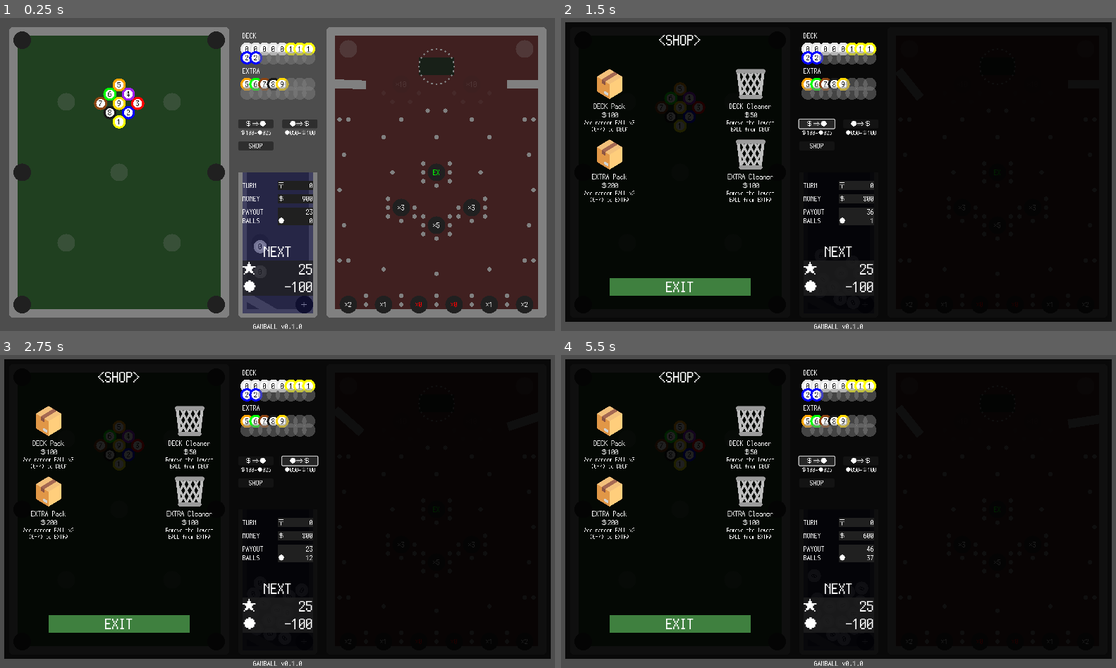
Above: before the commit, frames 1-4 (two rows, left to right).
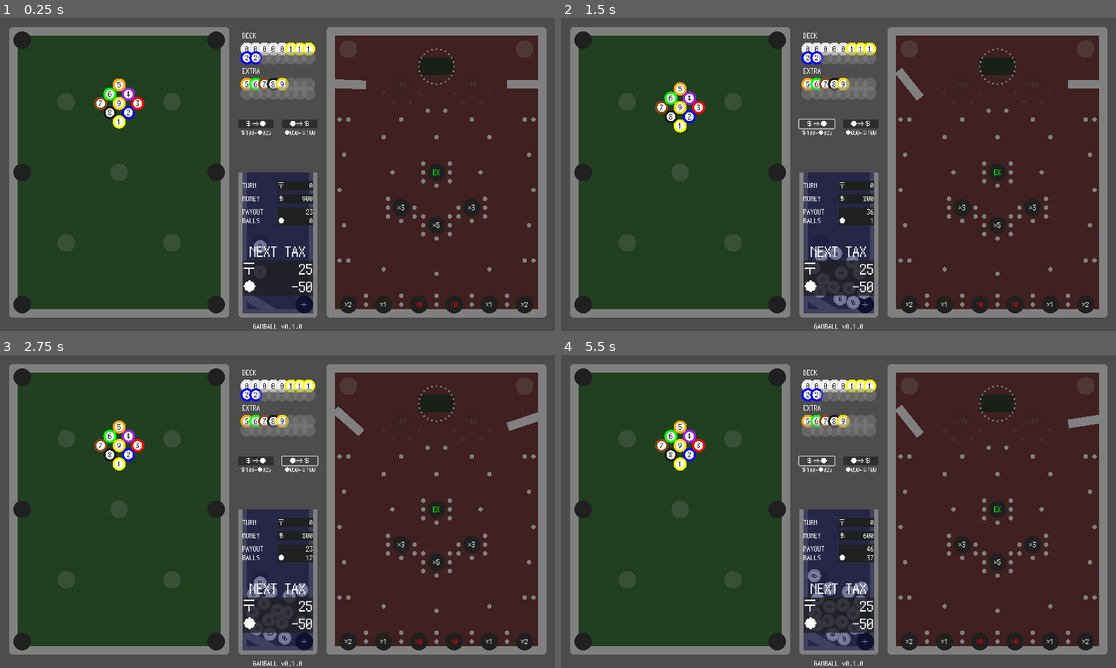
Above: after the commit, the same moments.

Repository: kamikoloss/gamball
Game: Godot game, scene res://scenes/main.tscn
The game is run twice, just before and just after one commit, with the same random seed, the same clock (stepped at 60 frames per second) and the same inputs.
Inputs (mouse positions are in pixels of both pictures, inside the frame that each line leads up to):
- Up to frame 1 (0.25 s): no input
- Up to frame 2 (1.5 s): click (816, 146) at 0.5 s, where only the run before the commit has a clickable "SHOP"; click "＄⇒●" at 1.25 s
- Up to frame 3 (2.75 s): click "●⇒＄" at 2 s
- Up to frame 4 (5.5 s): click "＄⇒●" at 2.75 s; click "●⇒＄" at 3.5 s; click (816, 483) at 4.25 s, where only the run before the commit has a clickable "SHOP"; click "＄⇒●" at 5 s

The runs differ from the first frame. In frame 1, 0.4% of the frame differs, in the area x 42-56%, y 39-88%; in frame 2, 91%; in frame 3, 91%; in frame 4, 91%, in the area x 0-100%, y 1-98%.

Commit message:
Shop ボタンを削除した

Diff:
--- a/scenes/main.tscn
+++ b/scenes/main.tscn
@@ -43,7 +43,7 @@
 _balls = NodePath("Balls")
 _buy_balls_button = NodePath("UI/Main/Buttons/Buy")
 _sell_balls_button = NodePath("UI/Main/Buttons/Sell")
-_shop_button = NodePath("UI/Main/Buttons/Shop")
+_shop_button = NodePath("")
 _info_button = NodePath("UI/Main/Buttons/Info")
 _turn_label = NodePath("UI/Main/Score/Turn/Turn")
 _money_label = NodePath("UI/Main/Score/Money/Money")
@@ -2058,25 +2058,6 @@
 horizontal_alignment = 1
 vertical_alignment = 1
 
-[node name="Shop" type="Button" parent="UI/Main/Buttons"]
-layout_mode = 0
-offset_left = -10.0
-offset_top = 50.0
-offset_right = 70.0
-offset_bottom = 70.0
-theme_override_fonts/font = ExtResource("7_yeeqd")
-
-[node name="Label" type="Label" parent="UI/Main/Buttons/Shop"]
-layout_mode = 0
-offset_right = 320.0
-offset_bottom = 80.0
-scale = Vector2(0.25, 0.25)
-theme_override_fonts/font = ExtResource("7_yeeqd")
-theme_override_font_sizes/font_size = 64
-text = "SHOP"
-horizontal_alignment = 1
-vertical_alignment = 1
-
 [node name="Info" type="Button" parent="UI/Main/Buttons"]
 visible = false
 layout_mode = 0
@@ -2310,7 +2291,7 @@
 scale = Vector2(0.5, 0.5)
 theme_override_fonts/font = ExtResource("7_yeeqd")
 theme_override_font_sizes/font_size = 64
-text = "NEXT"
+text = "NEXT TAX"
 horizontal_alignment = 1
 vertical_alignment = 1
 
@@ -2333,7 +2314,7 @@
 scale = Vector2(0.5, 0.5)
 theme_override_fonts/font = ExtResource("7_yeeqd")
 theme_override_font_sizes/font_size = 64
-text = "★"
+text = "〒"
 vertical_alignment = 1
 
 [node name="NextTurn" type="Label" parent="UI/Main/Score/Next"]
--- a/scripts/main.gd
+++ b/scripts/main.gd
@@ -2,7 +2,7 @@
 extends Node
 
 
-enum NextType { Money, Balls }
+enum TaxType { Money, Balls }
 
 
 # DECK の最大数
@@ -14,17 +14,16 @@
 # 引っ張りが最大になるドラッグの距離 (px)
 const DRAG_LENGTH_MAX: float = 160
 
-# Next (ノルマ) のリスト
-# [<turn>, NextType, <amount>]
-const NEXT_LIST = [
-	[25, NextType.Balls, 100],
-	[50, NextType.Balls, 200],
-	[75, NextType.Money, 300],
-	[100, NextType.Money, 400],
-	[125, NextType.Balls, 500],
-	[150, NextType.Balls, 600],
-	[175, NextType.Money, 700],
-	[200, NextType.Money, 800],
+# Tax (ノルマ) のリスト
+# [<turn>, TaxType, <amount>]
+const TAX_LIST = [
+	[25, TaxType.Balls, 50],
+	[50, TaxType.Balls, 100],
+	[75, TaxType.Money, 400], # Balls 200
+	[100, TaxType.Money, 800], # Balls 400
+	[125, TaxType.Balls, 600],
+	[150, TaxType.Balls, 800],
+	[175, TaxType.Money, 2000], # Balls 1000
 ]
 # ゲームクリアになる Turn
 const CLEAR_TURN: int = 200
@@ -122,8 +121,8 @@
 # [x, y] x balls = y money
 var _sell_rate: Array[int] = [50, 100]
 
-# 次に訪れる Next
-var _current_next = 0
+# 次に訪れる Tax
+var _next_tax_index = 0
 
 
 
@@ -145,7 +144,6 @@
 	_buy_balls_button.pressed.connect(_on_buy_balls_button_pressed)
 	_sell_balls_button.pressed.connect(_on_sell_balls_button_pressed)
 	_tax_pay_button.pressed.connect(_on_tax_pay_button_pressed)
-	_shop_button.pressed.connect(_on_shop_button_pressed)
 	_shop_exit_button.pressed.connect(_on_shop_exit_button_pressed)
 	_info_button.pressed.connect(_on_info_button_pressed)
 	# すべての Hole の signal に接続する
@@ -234,22 +232,20 @@
 
 
 func _on_tax_pay_button_pressed() -> void:
-	var next_turn = NEXT_LIST[_current_next][0]
-	var next_type = NEXT_LIST[_current_next][1]
-	var next_amount = NEXT_LIST[_current_next][2]
-
-	if next_type == NextType.Money:
+	var next_turn = TAX_LIST[_next_tax_index][0]
+	var next_type = TAX_LIST[_next_tax_index][1]
+	var next_amount = TAX_LIST[_next_tax_index][2]
+
+	if next_type == TaxType.Money:
 		money -= next_amount
-	elif next_type == NextType.Balls:
+	elif next_type == TaxType.Balls:
 		balls -= next_amount
 
+	_next_tax_index += 1
+	_refresh_next()
 	_hide_tax_window()
 	_show_shop_window()
 
-
-
-func _on_shop_button_pressed() -> void:
-	_show_shop_window()
 
 func _on_shop_exit_button_pressed() -> void:
 	_hide_shop_window()
@@ -447,10 +443,10 @@
 		_next_amount_label.text = "CLEAR!!"
 		return
 
-	var next_turn = NEXT_LIST[_current_next][0]
-	var next_type = NEXT_LIST[_current_next][1]
-	var next_type_text = "￥" if next_type == NextType.Money else "●"
-	var next_amount = NEXT_LIST[_current_next][2]
+	var next_turn = TAX_LIST[_next_tax_index][0]
+	var next_type = TAX_LIST[_next_tax_index][1]
+	var next_type_text = "￥" if next_type == TaxType.Money else "●"
+	var next_amount = TAX_LIST[_next_tax_index][2]
 
 	_next_turn_label.text = str(next_turn)
 	_next_type_label.text = next_type_text
@@ -461,7 +457,9 @@
 func _go_to_next_turn() -> void:
 	turn += 1
 
-	if turn == NEXT_LIST[_current_next][0]:
+	if CLEAR_TURN <= turn:
+		return
+	if turn == TAX_LIST[_next_tax_index][0]:
 		_show_tax_window()
 
 
--- a/scripts/product.gd
+++ b/scripts/product.gd
@@ -32,11 +32,11 @@
 # 商品の [<名称>, <説明分>]
 # TODO: JSON に逃がす
 const PRODUCT_DATA = {
-	ProductType.DeckPack: ["DECK Pack", "Add random BALL x3\n(0-7) to DECK"],
-	ProductType.DeckPack2: ["DECK Pack+", "Add random BALL x1\n(8-15) to DECK"],
+	ProductType.DeckPack: ["DECK Pack", "Add random BALL x3\nto DECK"],
+	ProductType.DeckPack2: ["DECK Pack+", "Add random BALL x1\nto DECK"],
 	ProductType.DeckCleaner: ["DECK Cleaner", "Remove the lowest\nBALL from DECK"],
-	ProductType.ExtraPack: ["EXTRA Pack", "Add random BALL x2\n(0-7) to EXTRA"],
-	ProductType.ExtraPack2: ["EXTRA Pack+", "Add random BALL x1\n(8-15) to EXTRA"],
+	ProductType.ExtraPack: ["EXTRA Pack", "Add random BALL x2\nto EXTRA"],
+	ProductType.ExtraPack2: ["EXTRA Pack+", "Add random BALL x1\nto EXTRA"],
 	ProductType.ExtraCleaner: ["EXTRA Cleaner", "Remove the lowest\nBALL from EXTRA"],
 }
 
